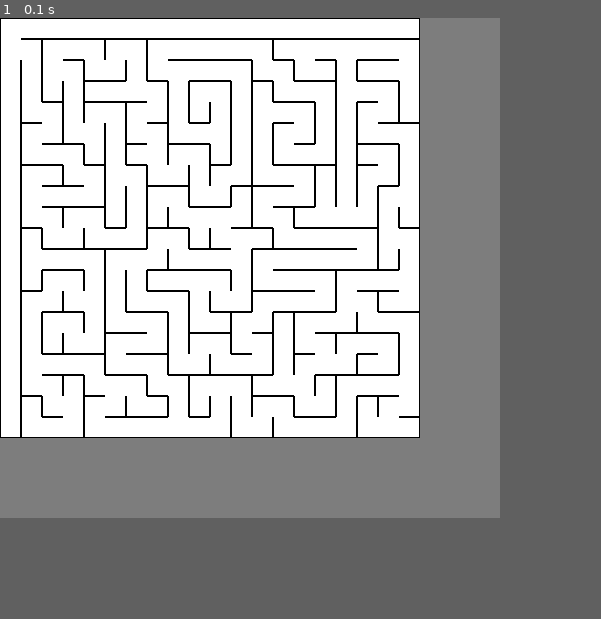
Above: before the commit, frame 1.
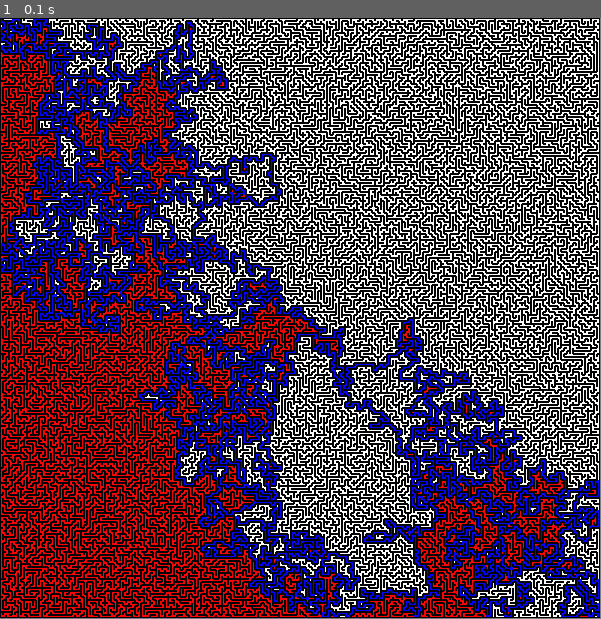
Above: after the commit, the same moment.

Repository: MartinRB45534/Escape
Game: pygame game, started from test_pygame.py
Same seed, same stepped clock (60 frames per second), same inputs: the game is played once before the commit and once after it.
Inputs:
- Up to frame 1 (0.1 s): no input
In our replay, the window is 500x500 before the commit and 601x601 after it. These sizes can differ from the game's own. Grey fills any space a smaller window leaves; there, only what the larger window draws over its background counts as a difference.

The runs differ from the first frame. In frame 1, 69% of the frame differs, in the area x 0-100%, y 0-100%.

Commit message:
Résolution
résolution du labyrinthe opérationnelle + fix de qq bugs

Diff:
--- a/Cases.py
+++ b/Cases.py
@@ -39,6 +39,12 @@
     def casser_mur(self,direction):
         self.murs[direction].set_etat(MUR_VIDE)
 
+    def mur_plein(self,direction):
+        mur_plein=False
+        if self.murs[direction].get_etat()==MUR_PLEIN:
+            mur_plein=True
+        return mur_plein
+
     def get_murs(self):
         return self.murs
 
--- a/Generateur.py
+++ b/Generateur.py
@@ -18,7 +18,7 @@
         self.modeGeneration = modeGeneration
     def generation(self):
         if self.modeGeneration=="Profondeur":
-            self.generation_en_profondeur()
+            return self.generation_en_profondeur()
         else:
             print("mode de génération choisi incompatible")
     def generation_en_profondeur(self):
@@ -62,10 +62,10 @@
 
                 self.casser_mur(direction_mur,position_x,position_y)
 
-                position_x,position_y = self.nouvelles_coords(position_x,position_y,direction_mur)
+                new_x,new_y = self.nouvelles_coords(position_x,position_y,direction_mur)
 
                 #on ajoute les nouvelles coordonnées de la case au stack
-                stack.append([position_x,position_y])
+                stack.append([new_x,new_y])
             else:
                 #on revient encore en arrière
                 stack.pop()
@@ -108,7 +108,7 @@
     def voisins_case(self,x,y):
         voisins=[]
         #on élimine les voisins aux extrémitées
-        if y-1>0:
+        if y-1>=0:
             voisins.append(self.matrice_cases[x][y-1])
         else:
             voisins.append(None)
@@ -120,7 +120,7 @@
             voisins.append(self.matrice_cases[x][y+1])
         else:
             voisins.append(None)
-        if x-1>0:
+        if x-1>=0:
             voisins.append(self.matrice_cases[x-1][y])
         else:
             voisins.append(None)
--- a/Labyrinthe.py
+++ b/Labyrinthe.py
@@ -1,5 +1,7 @@
 import Generateur
 import Cases
+from Resolveur import *
+
 
 class Labyrinthe:
     def __init__(self,largeur,hauteur,tailleCase=20,tailleMur=1):
@@ -14,9 +16,7 @@
         #ini du tableau de case (4 murs pleins)
         #génération en profondeur via l'objet generateur
         gene=Generateur.Generateur(self.matrice_cases,self.largeur,self.hauteur)
-        gene.generation()
-        self.matrice_cases=gene.matrice_cases
-        print(len(self.matrice_cases))
+        self.matrice_cases=gene.generation()
     def peut_passer(self):
         pass
 
@@ -24,6 +24,10 @@
         for x in range(0,self.largeur):
             for y in range(0,self.hauteur):
                     self.matrice_cases[x][y].dessine_toi(screen,x*(self.tailleCase+self.tailleMur),y*(self.tailleCase+self.tailleMur))
+    def resolution(self,arrivee_x,arrivee_y):
+        resol = Resolveur(self.matrice_cases,self.largeur,self.hauteur,arrivee_x,arrivee_y)
+        solution=resol.resolution()
+        print(solution)
 
 #lab = Labyrinthe(5,5)
 #lab.dessine_toi(0,0,0)
--- a/Resolveur.py
+++ b/Resolveur.py
@@ -11,15 +11,17 @@
 MUR_PLEIN=1
 
 class Resolveur:
-    def __init__(self,matrice_cases,largeur,hauteur,modeResolution="Profondeur"):
+    def __init__(self,matrice_cases,largeur,hauteur,arrivee_x,arrivee_y,modeResolution="Profondeur"):
         self.largeur = largeur
         self.hauteur = hauteur
+        self.arrivee_x = arrivee_x
+        self.arrivee_y = arrivee_y
         self.matrice_cases = matrice_cases
         self.modeResolution = modeResolution
         self.cases_visitees=[[False for i in range(hauteur)]for i in range(largeur)]
-    def generation(self):
+    def resolution(self):
         if self.modeResolution=="Profondeur":
-            self.resolution_en_profondeur()
+            return self.resolution_en_profondeur()
         else:
             print("mode de résolution choisi incompatible")
     def resolution_en_profondeur(self):
@@ -40,53 +42,56 @@
         #le stack est une liste de positions
         stack=[[depart_x,depart_y]]
 
+        self.cases_visitees[depart_x][depart_y]=True
 
-        while len(stack)!=0 :
+        #schéma boucle
+        #récupérer les positions utilisables
+                #si on as des positions utilisables
+
+                #trouver la nouvelle position
+                #aller à la nouvelle position
+                #marquer la position
+
+                #sinon revenir en arrière
+
+        solution=False
+
+        while len(stack)!=0 and (position_x!=self.arrivee_x or position_y!=self.arrivee_y):
             #on récupère les coords de la ou l'on es cad la dernière case dans le stack
             position_x=stack[len(stack)-1][0]
             position_y=stack[len(stack)-1][1]
             #print(position_x,position_y)
+            #on récupère les positions utilisables
             self.matrice_cases[position_x][position_y].set_Couleur((0,0,255))
 
-            voisins = self.voisins_case(position_x,position_y)
+            voisins,positions_voisins = self.voisins_case(position_x,position_y)
 
-            murs_generables = self.murs_utilisables(voisins)
+            directions_explorables = self.directions_utilisables(voisins,positions_voisins,position_x,position_y)
 
-            if len(murs_generables)>0:
+            if len(directions_explorables)>0:
 
                 #randrange est exclusif
-                num_mur=random.randrange(0,len(murs_generables))
+                num_direction=random.randrange(0,len(directions_explorables))
 
-                #direction du mur à casser
-                direction_mur=murs_generables[num_mur]
+                #direction ou l'on va
+                direction=directions_explorables[num_direction]
 
+                new_x,new_y = self.nouvelles_coords(position_x,position_y,direction)
 
-                self.casser_mur(direction_mur,position_x,position_y)
-
-                position_x,position_y = self.nouvelles_coords(position_x,position_y,direction_mur)
+                self.cases_visitees[new_x][new_y]=True
 
                 #on ajoute les nouvelles coordonnées de la case au stack
-                stack.append([position_x,position_y])
+                stack.append([new_x,new_y])
             else:
+                self.matrice_cases[position_x][position_y].set_Couleur((255,0,0))
                 #on revient encore en arrière
                 stack.pop()
                 #print(position_x,position_y,len(stack))
 
+        if position_x==self.arrivee_x and position_y == self.arrivee_y:
+            solution=True
 
-        return self.matrice_cases
-
-    def casser_mur(self,direction,position_x,position_y):
-        #on casse les murs de la case et de la case d'en face
-        self.matrice_cases[position_x][position_y].casser_mur(direction)
-
-        if direction==HAUT:
-            self.matrice_cases[position_x][position_y-1].casser_mur(BAS)
-        elif direction==DROITE:
-            self.matrice_cases[position_x+1][position_y].casser_mur(GAUCHE)
-        elif direction==BAS:
-            self.matrice_cases[position_x][position_y+1].casser_mur(HAUT)
-        elif direction==GAUCHE:
-            self.matrice_cases[position_x-1][position_y].casser_mur(DROITE)
+        return solution
 
     def nouvelles_coords(self,x,y,direction):
         if direction == HAUT:
@@ -98,31 +103,62 @@
         elif direction == GAUCHE:
             x-=1
         return x,y
-    def murs_utilisables(self,voisins):
-        murs_utilisables=[]
+    def directions_utilisables(self,voisins,positions_voisins,position_x,position_y):
+        directions_utilisables=[]
 
         for i in range(0,len(voisins)):
-            if voisins[i]!=None and voisins[i].nb_murs_pleins()==4:
-                murs_utilisables.append(i)
-        return murs_utilisables
+            if voisins[i]!=None:
+                voisin_x=positions_voisins[i][0]
+                voisin_y=positions_voisins[i][1]
 
+                #on vérifie si la case n'as pas été explorée et si l'on peut passer
+                if not(self.cases_visitees[voisin_x][voisin_y]) and not(self.matrice_cases[position_x][position_y].mur_plein(i)):
+                    directions_utilisables.append(i)
+        return directions_utilisables
+
+    def direction_opposee(self,direction):
+        direction_opposee=0
+
+        if direction == HAUT:
+            direction_opposee=BAS
+        elif direction == DROITE:
+            direction_opposee=GAUCHE
+        elif direction == BAS:
+            direction_opposee=HAUT
+        elif direction == GAUCHE:
+            direction_opposee=DROITE
+
+        return direction_opposee
     def voisins_case(self,x,y):
         voisins=[]
+        positions_voisins=[]
         #on élimine les voisins aux extrémitées
-        if y-1>0:
+        if y-1>=0:
             voisins.append(self.matrice_cases[x][y-1])
+            positions_voisins.append([x,y-1])
         else:
             voisins.append(None)
+            positions_voisins.append(None)
+
         if x+1<self.largeur:
             voisins.append(self.matrice_cases[x+1][y])
+            positions_voisins.append([x+1,y])
         else:
             voisins.append(None)
+            positions_voisins.append(None)
+
         if y+1<self.hauteur:
             voisins.append(self.matrice_cases[x][y+1])
+            positions_voisins.append([x,y+1])
         else:
             voisins.append(None)
-        if x-1>0:
+            positions_voisins.append(None)
+
+        if x-1>=0:
             voisins.append(self.matrice_cases[x-1][y])
+            positions_voisins.append([x-1,y])
         else:
             voisins.append(None)
-        return voisins
+            positions_voisins.append(None)
+
+        return voisins,positions_voisins
--- a/test_pygame.py
+++ b/test_pygame.py
@@ -3,13 +3,15 @@
 
 pygame.init()
 
+lab=Labyrinthe.Labyrinthe(200,200,2,1)
+lab.generation()
+lab.resolution(199,199)
+
 pygame.display.set_caption("test")
-screen = pygame.display.set_mode((500,500))
+screen = pygame.display.set_mode((601,601))
 screen.fill((125,125,125))
 run=True
 
-lab=Labyrinthe.Labyrinthe(20,20)
-lab.generation()
 lab.dessine_toi(screen,0,0)
 while run:
     #si l'utilisateur décide de mettre fin au programme on sort de la boucle
@@ -18,3 +20,6 @@
             run=False
     pygame.display.update()
 pygame.quit()
+#zoli seeds
+#249080474072083266
+#249080474072083266
